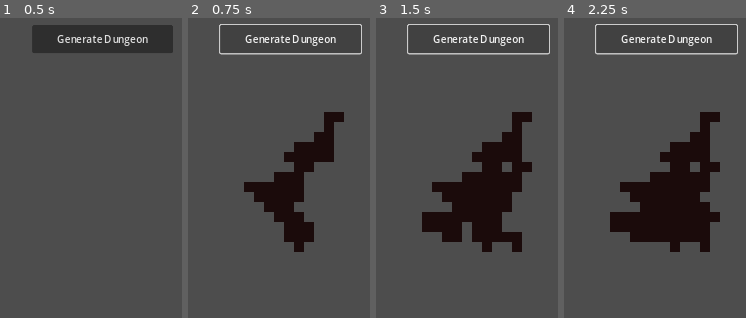
Above: before the commit, frames 1-4 (left to right).
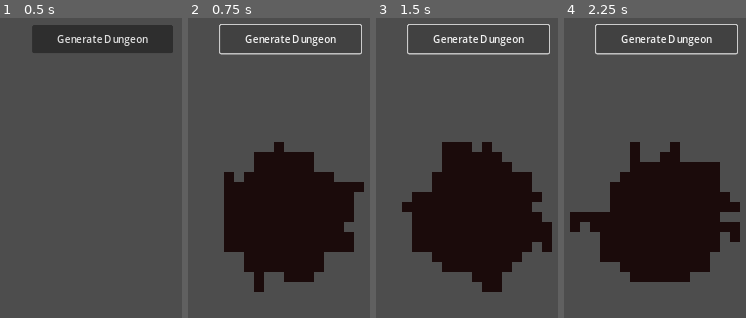
Above: after the commit, the same moments.

Repository: WizardsNStuff/Zealot-of-Wanderlust
Game: Godot game, scene res://Proc Gen/proc_gen.tscn
Two runs of this game, one before a commit and one after it. Both use one fixed random seed, a clock stepped at 60 frames per second and the inputs below. This scene is started directly instead of the project's main scene.
Inputs:
- Up to frame 1 (0.5 s): no input
- Up to frame 2 (0.75 s): click "Generate Dungeon" at 0.5 s
- Up to frame 3 (1.5 s): click "Generate Dungeon" at 1.25 s
- Up to frame 4 (2.25 s): click "Generate Dungeon" at 2 s

Frame 1 is identical in both runs. In frame 2, 21% of the frame differs, in the area x 19-97%, y 31-92%; in frame 3, 17%; in frame 4, 16%.

Commit message:
fixed bug where generating new floors was additive

Diff:
--- a/zealot-of-wanderlust/Proc Gen/proc_gen.tscn
+++ b/zealot-of-wanderlust/Proc Gen/proc_gen.tscn
@@ -219,6 +219,8 @@
 
 [node name="ProcGenAlgorithm" type="Node" parent="."]
 script = ExtResource("2_fqe3b")
+iterations = 1000
+start_randomly_each_iteration = false
 
 [node name="ProcGenView" type="CanvasLayer" parent="." node_paths=PackedStringArray("proc_gen_controller", "gen_dungeon_btn")]
 script = ExtResource("3_2tjgd")
--- a/zealot-of-wanderlust/Proc Gen/proc_gen_controller.gd
+++ b/zealot-of-wanderlust/Proc Gen/proc_gen_controller.gd
@@ -10,6 +10,7 @@
 	var atlas_id : int = floor_tilemap_layer.atlas_id
 	var tile_pos : Vector2i = floor_tilemap_layer.base_floor_tile_atlas_position
 
+	clear_tiles(floor_tilemap_layer)
 	paint_tiles(floor_positions, floor_tilemap_layer, atlas_id, tile_pos)
 	# for visualizing the floor in console
 	#for position in floor_positions.keys():
@@ -51,3 +52,6 @@
 
 func paint_single_tile(tilemap_layer : TileMapLayer, tilemap_layer_atlas_id : int , paint_position : Vector2i, tile_atlas_position : Vector2i) -> void:
 	tilemap_layer.set_cell(paint_position, tilemap_layer_atlas_id, tile_atlas_position)
+
+func clear_tiles(tilemap_layer : TileMapLayer) -> void:
+	tilemap_layer.clear()
